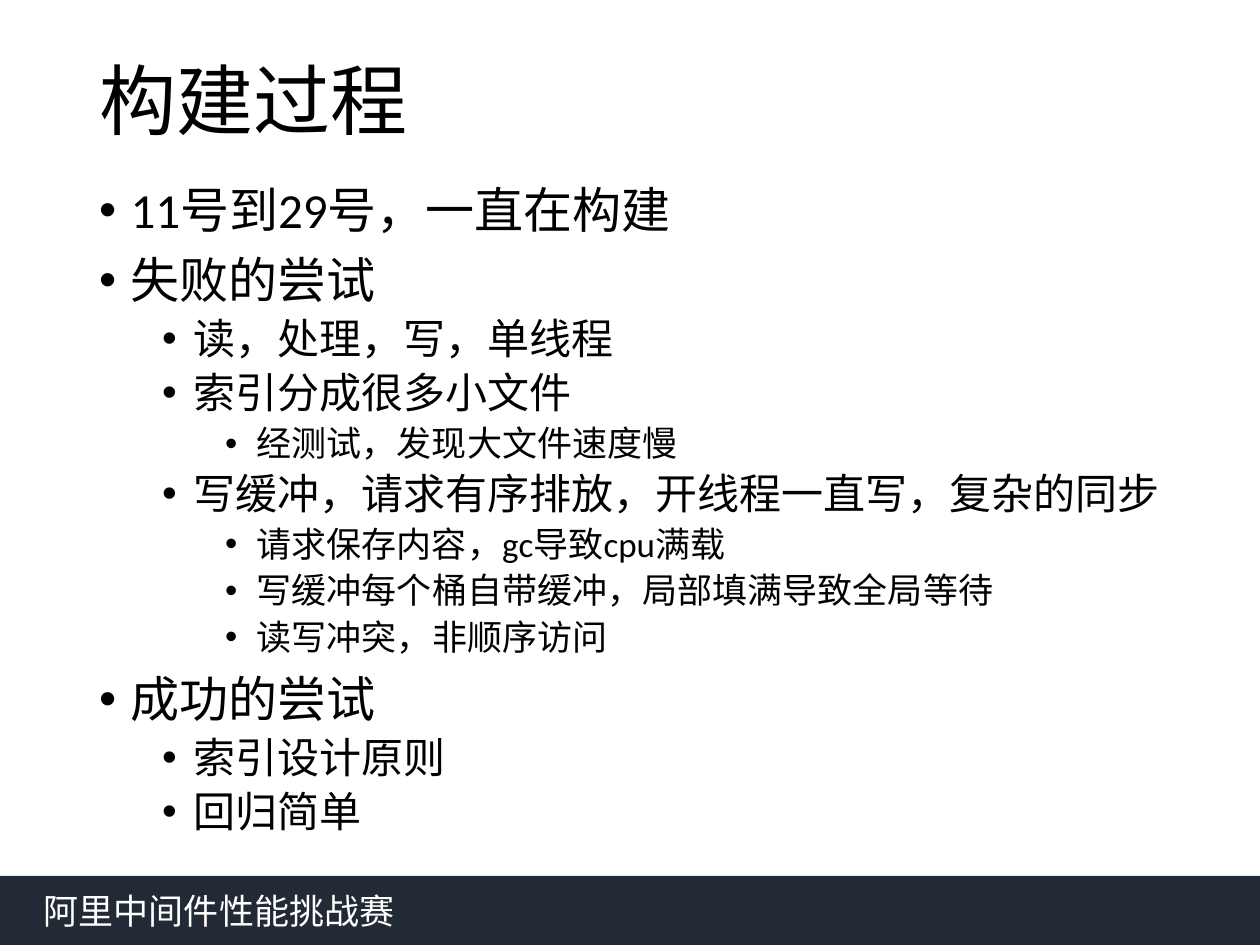
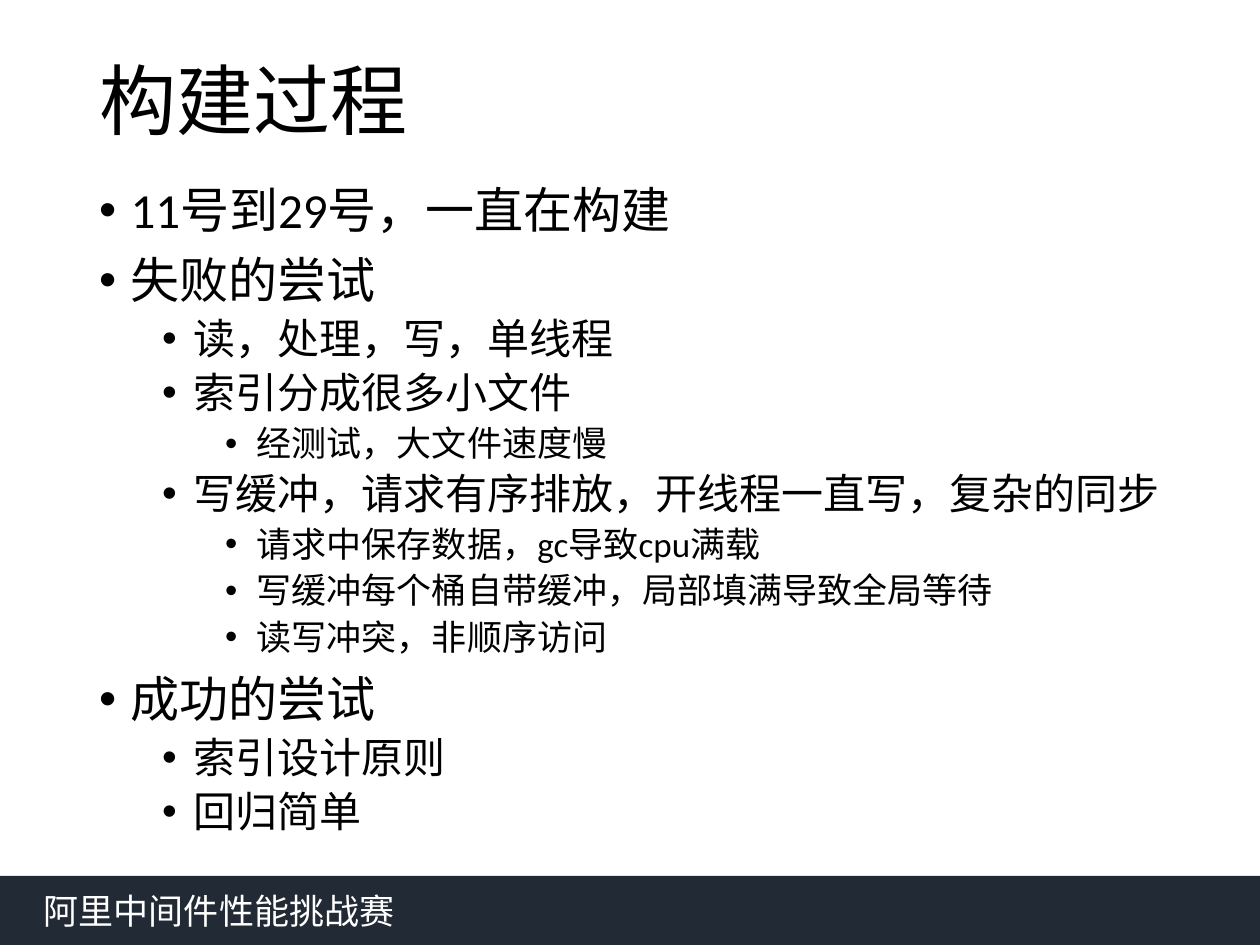
Before and after one commit to qwordy/AlibabaMiddlewareRace2, a slide deck: slide 17 of doc/中间件答辩yfy.pptx. Drawn at 1260x945 pixels with LibreOffice and Linux fonts; fonts in the diff are those of the drawing. Boxes give left, top, right and bottom in pixels: in the first picture for what was removed or moved away, otherwise in the second. Text is boxed around its words. In the diff, an @@ line names an element or a change of style, - is before the commit and + after.

```diff
--- a/doc/中间件答辩yfy.pptx
+++ b/doc/中间件答辩yfy.pptx
@@ text at (257, 426, 608, 460): text changed @@
-    • 经测试，发现大文件速度慢
+    • 经测试，大文件速度慢
@@ text at (257, 527, 761, 563): text changed @@
-    • 请求保存内容，gc导致cpu满载
+    • 请求中保存数据，gc导致cpu满载
```
Also in this commit, not shown: 5 other slides changed, 1 slide added, 1 slide removed.
